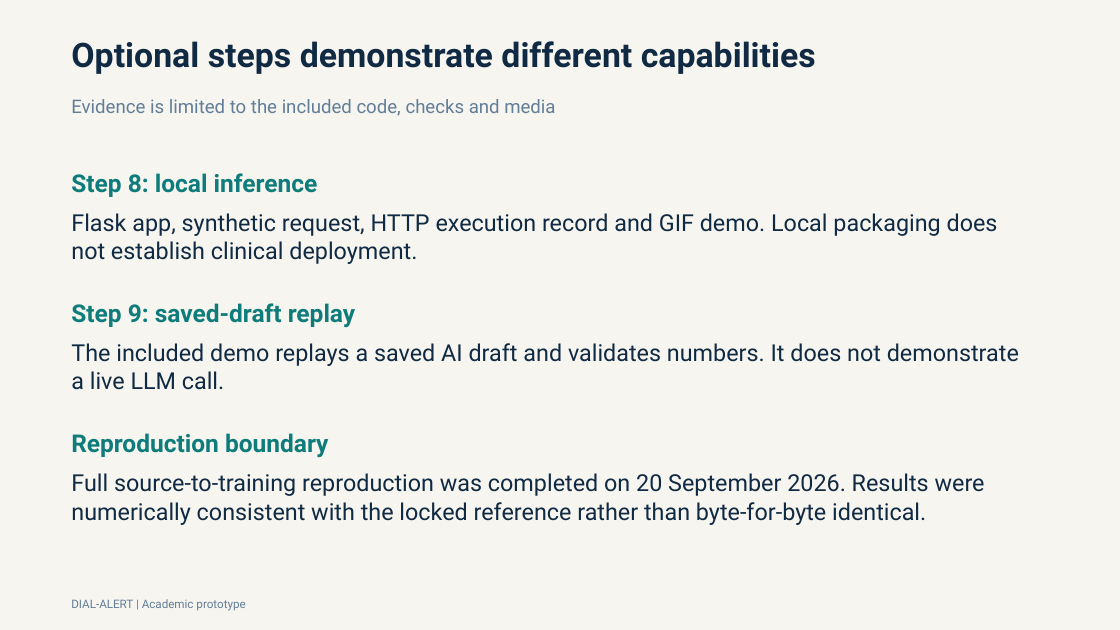
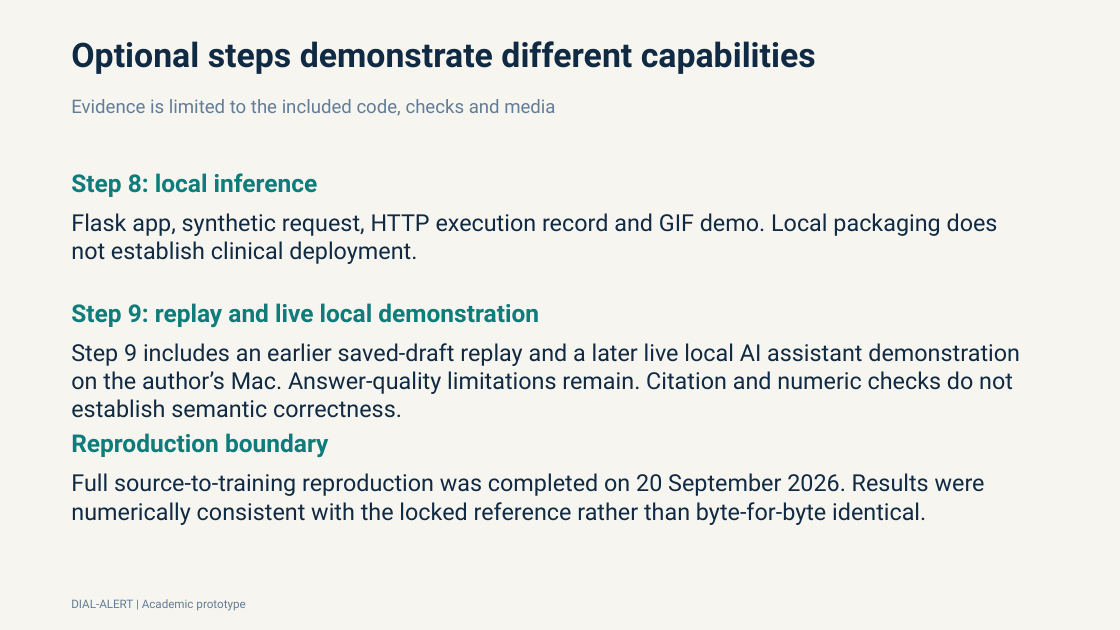
Before and after one commit to guillanofg/DIAL-ALERT, a slide deck: slide 14 of reports/Franklin_Guillano_DIAL_ALERT_Technical_Presentation.pptx. Drawn at 1120x630 pixels with LibreOffice and Linux fonts; fonts in the diff are those of the drawing. Boxes give left, top, right and bottom in pixels: in the first picture for what was removed or moved away, otherwise in the second. Text is boxed around its words. In the diff, an @@ line names an element or a change of style, - is before the commit and + after.

Commit message:
Correct final report and presentation consistency

```diff
--- a/reports/Franklin_Guillano_DIAL_ALERT_Technical_Presentation.pptx
+++ b/reports/Franklin_Guillano_DIAL_ALERT_Technical_Presentation.pptx
@@ text at (71, 303, 539, 328): text changed @@
-Step 9: saved-draft replay
+Step 9: replay and live local demonstration
@@ text at (71, 343, 1020, 418): text changed @@
-The included demo replays a saved AI draft and validates numbers. It does not demonstrate a live LLM call.
+Step 9 includes an earlier saved-draft replay and a later live local AI assistant demonstration on the author’s Mac. Answer-quality limitations remain. Citation and numeric checks do not establish semantic correctness.
```
Also in this commit, not shown: 4 other slides changed, 3 other files.
